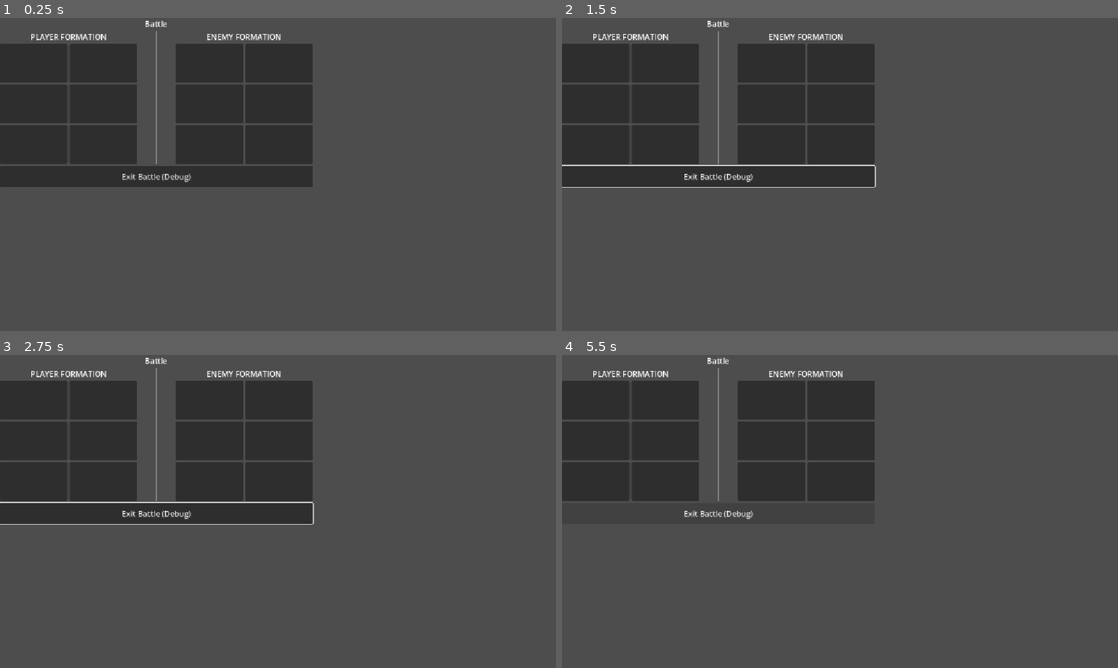
Above: before the commit, frames 1-4 (two rows, left to right).
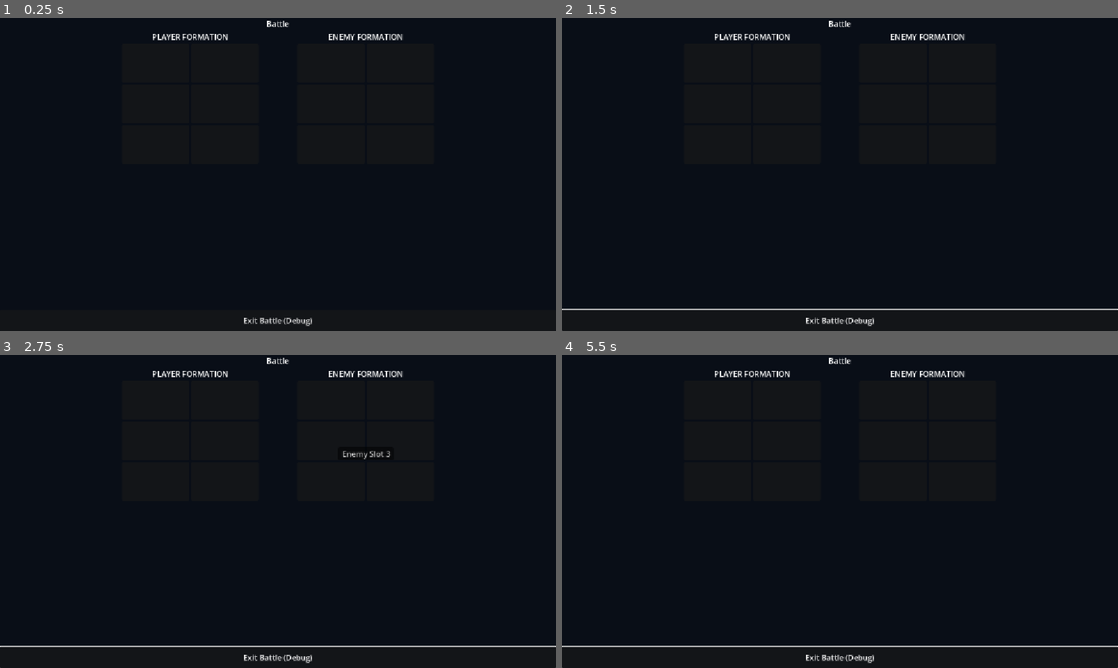
Above: after the commit, the same moments.

Repository: Poostaq/two-dimensional-experiment
Game: Godot game, scene res://Scenes/battle_arena.tscn
Same seed, same stepped clock (60 frames per second), same inputs: the game is played once before the commit and once after it. This scene is started directly instead of the project's main scene.
Inputs (mouse positions are in pixels of both pictures, inside the frame that each line leads up to):
- Up to frame 1 (0.25 s): no input
- Up to frame 2 (1.5 s): tap Enter at 0.5, 0.6 s; move the mouse to (962, 158) at 0.52 s; hold Right 0.53-1.28 s; click (962, 158) at 0.67 s; tap Space at 0.77, 1.25 s; move the mouse to (728, 190) at 1.27 s; hold Down from 1.28 s (still down); tap Tab at 1.35 s
- Up to frame 3 (2.75 s): tap Space at 1.52 s; move the mouse to (333, 442) at 2.02 s; release Down at 2.03 s; hold Right from 2.03 s (still down); tap Shift at 2.1 s
- Up to frame 4 (5.5 s): move the mouse to (812, 574) at 2.77 s; release Right at 2.78 s; hold Up 2.78-3.53 s; tap one key every 0.75 s from 2.85 s: Ctrl Alt Delete Tab; click (812, 574) at 2.92 s; move the mouse to (1006, 558) at 3.52 s; hold Left 3.53-5.03 s; move the mouse to (673, 464) at 4.27 s; move the mouse to (867, 511) at 5.02 s; hold Down from 5.03 s (still down); click (867, 511) at 5.17 s

The runs differ from the first frame. In frame 1, 100% of the frame differs, in the area x 0-100%, y 0-100%; in frame 2, 100%; in frame 3, 100%; in frame 4, 100%.

Commit message:
fix: make AC2.1 arena fill viewport

Diff:
--- a/Scenes/battle_arena.tscn
+++ b/Scenes/battle_arena.tscn
@@ -13,8 +13,6 @@
 layout_mode = 0
 anchor_right = 1.0
 anchor_bottom = 1.0
-offset_right = -1152.0
-offset_bottom = -648.0
 mouse_filter = 2
 color = Color(0.035, 0.055, 0.09, 1)
 
@@ -22,8 +20,6 @@
 layout_mode = 0
 anchor_right = 1.0
 anchor_bottom = 1.0
-offset_right = -1152.0
-offset_bottom = -648.0
 
 [node name="VBox" type="VBoxContainer" parent="Margin" unique_id=1698614957]
 layout_mode = 2
--- a/Tests/Map/test_ac2_1_battle_arena.gd
+++ b/Tests/Map/test_ac2_1_battle_arena.gd
@@ -65,6 +65,10 @@
 	if arena != null:
 		var slots: Array = arena.call("get_player_slots")
 		_assert(slots.size() == 6, "player side has six slots", "expected 6, got %d" % slots.size())
+		var background := arena.get_node("Background") as Control
+		var margin := arena.get_node("Margin") as Control
+		_assert(background.anchor_right == 1.0 and background.anchor_bottom == 1.0 and background.offset_right == 0.0 and background.offset_bottom == 0.0, "player side has six slots", "background must fill the viewport")
+		_assert(margin.anchor_right == 1.0 and margin.anchor_bottom == 1.0 and margin.offset_right == 0.0 and margin.offset_bottom == 0.0, "player side has six slots", "arena content must fill the viewport")
 		arena.queue_free()
 
 
